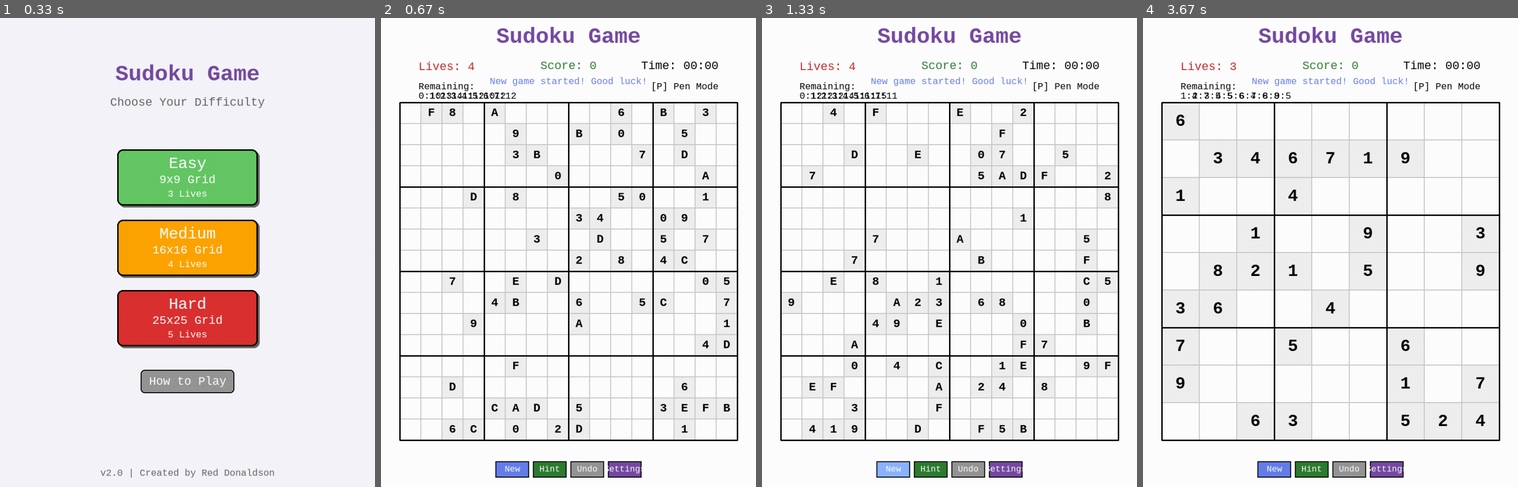
Above: before the commit, frames 1-4 (left to right).
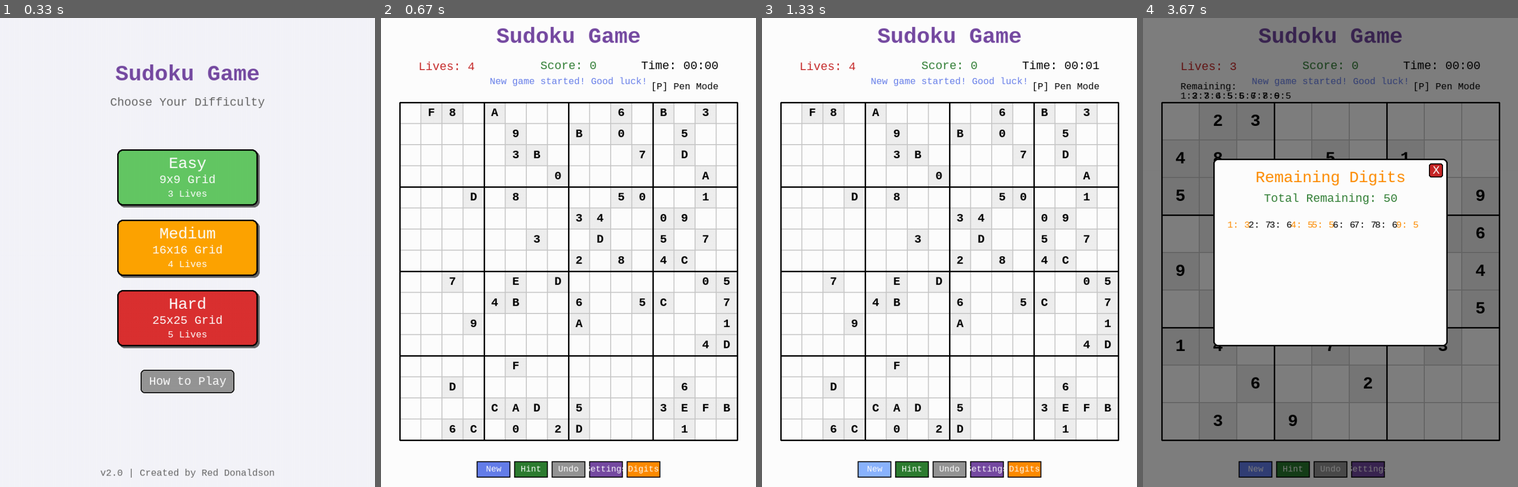
Above: after the commit, the same moments.

Repository: dbdonaldson50/PyGame-Sudoku-Flood
Game: pygame game, started from src/sudoku_game.py
The game is run twice, just before and just after one commit, with the same random seed, the same clock (stepped at 60 frames per second) and the same inputs.
Inputs (mouse positions are in pixels of both pictures, inside the frame that each line leads up to):
- Up to frame 1 (0.33 s): no input
- Up to frame 2 (0.67 s): click (568, 252) at 0.38 s
- Up to frame 3 (1.33 s): click (1024, 468) at 0.72 s, where only the run after the commit has a clickable "Digits"; click "New" at 1.05 s
- Up to frame 4 (3.67 s): hold Right 1.33-1.8 s; tap 0 at 1.83 s; hold Up 2.17-2.47 s; click "Settings" at 2.55 s; click (1274, 243) at 3.05 s, where only the run after the commit has a clickable "Easy (9x9)"; click (1405, 468) at 3.38 s

Frame 1 is identical in both runs. In frame 2, 1.6% of the frame differs, in the area x 10-75%, y 13-98%; in frame 3, 4.1%; in frame 4, 77%, in the area x 0-100%, y 0-100%.

Commit message:
Add remaining digits modal for large grids: Show counts in modal for 16x16/25x25, display on screen when <10 remaining

Diff:
--- a/src/constants.py
+++ b/src/constants.py
@@ -29,9 +29,11 @@
 HOVER_GREEN = (100, 180, 100)  # Brighter green for button hover
 HOVER_PURPLE = (150, 100, 200)  # Brighter purple for button hover
 HOVER_RED = (230, 100, 100)  # Brighter red for button hover
+HOVER_ORANGE = (255, 165, 80)  # Brighter orange for button hover
 SELECTED_GLOW = (100, 150, 255)  # Glow color for selected cell
 HIGHLIGHT_NUMBER = (255, 255, 200)  # Highlight for matching numbers
 UNDO_COLOR = (150, 150, 150)  # Color for undo button
+BUTTON_ORANGE = (255, 140, 0)  # Orange color for remaining digits button
 
 # Font settings
 FONT_NAME = 'ubuntumono'
--- a/src/sudoku_game.py
+++ b/src/sudoku_game.py
@@ -89,6 +89,7 @@
         self.message_timer = 0
         self.show_settings = False
         self.show_instructions = False  # Show how to play instructions
+        self.show_remaining_digits = False  # Show remaining digits modal for large grids
         self.mouse_pos = (0, 0)  # Track mouse position for hover effects
         self.game_state = 'menu'  # 'menu' or 'playing'
 
@@ -156,13 +157,13 @@
         self.buttons['instructions_modal'] = pygame.Rect(modal_x, modal_y, modal_width, modal_height)
         self.buttons['instructions_close'] = pygame.Rect(modal_x + modal_width - 50, modal_y + 10, 40, 40)
 
-        # Control buttons (New Game, Hint, Undo, Settings) - fixed position
+        # Control buttons (New Game, Hint, Undo, Settings, Remaining) - fixed position
         button_width = 72
         button_height = 35
         button_y = 945  # Fixed position at bottom
         spacing = 8
 
-        total_buttons = 4
+        total_buttons = 5  # Now includes Remaining Digits button
         start_x = (self.WINDOW_WIDTH - (button_width * total_buttons + spacing * (total_buttons - 1))) // 2
 
         self.buttons['new_game'] = pygame.Rect(start_x, button_y, button_width, button_height)
@@ -172,6 +173,8 @@
                                       button_width, button_height)
         self.buttons['settings'] = pygame.Rect(start_x + (button_width + spacing) * 3, button_y,
                                        button_width, button_height)
+        self.buttons['remaining'] = pygame.Rect(start_x + (button_width + spacing) * 4, button_y,
+                                       button_width, button_height)
 
         # Settings modal buttons
         modal_width = 400
@@ -220,6 +223,17 @@
         menu_x = gameover_modal_x + (gameover_modal_width - menu_width) // 2
         self.buttons['gameover_menu'] = pygame.Rect(menu_x, gameover_modal_y + 220 + 55,
                                                      menu_width, 45)
+
+        # Remaining digits modal (for large grids)
+        remaining_modal_width = 500
+        remaining_modal_height = 400
+        remaining_modal_x = (self.WINDOW_WIDTH - remaining_modal_width) // 2
+        remaining_modal_y = (self.WINDOW_HEIGHT - remaining_modal_height) // 2
+
+        self.buttons['remaining_modal'] = pygame.Rect(remaining_modal_x, remaining_modal_y,
+                                                       remaining_modal_width, remaining_modal_height)
+        self.buttons['remaining_close'] = pygame.Rect(remaining_modal_x + remaining_modal_width - 40,
+                                                       remaining_modal_y + 10, 30, 30)
 
     def update_cell_font(self):
         """Update cell font size based on grid size"""
@@ -834,6 +848,16 @@
                 self.show_settings = False
                 return
 
+        if self.show_remaining_digits:
+            # Handle remaining digits modal
+            if self.buttons['remaining_modal'].collidepoint(pos):
+                if self.buttons['remaining_close'].collidepoint(pos):
+                    self.show_remaining_digits = False
+                return
+            else:
+                self.show_remaining_digits = False
+                return
+
         # Check board cells
         cell = self.get_cell_from_pos(pos)
         if cell:
@@ -851,6 +875,8 @@
             self.undo()
         elif self.buttons['settings'].collidepoint(pos):
             self.show_settings = True
+        elif self.buttons['remaining'].collidepoint(pos):
+            self.show_remaining_digits = True
 
     def handle_key(self, key):
         """Handle keyboard events"""
--- a/src/ui_renderer.py
+++ b/src/ui_renderer.py
@@ -183,6 +183,10 @@
     if game.show_settings:
         draw_settings_modal(game)
 
+    # Draw remaining digits modal if open
+    if game.show_remaining_digits:
+        draw_remaining_digits_modal(game)
+
     # Draw game over modal if game is over
     if game.show_win_message or game.show_lose_message:
         draw_game_over_modal(game)
@@ -379,11 +383,18 @@
     """Draw remaining numbers count for each symbol"""
     # Calculate remaining count for each symbol
     remaining = {}
+    total_remaining = 0
     for symbol in game.symbols:
         total_needed = game.grid_size
         placed = sum(1 for i in range(game.grid_size) for j in range(game.grid_size)
                      if game.solution[i][j] == symbol and game.board[i][j] == symbol)
         remaining[symbol] = total_needed - placed
+        total_remaining += remaining[symbol]
+
+    # For large grids (16x16, 25x25), only show on screen when < 10 digits remaining
+    # Otherwise hide them (user can click "Remaining" button to see modal)
+    if game.grid_size > 9 and total_remaining >= 10:
+        return  # Don't draw anything, user must open modal
 
     # Draw title
     title_text = game.small_font.render("Remaining:", True, BLACK)
@@ -458,6 +469,10 @@
         ('settings', 'Settings', PURPLE, HOVER_PURPLE)
     ]
 
+    # Add "Remaining" button for large grids (16x16, 25x25)
+    if game.grid_size > 9:
+        button_data.append(('remaining', 'Digits', BUTTON_ORANGE, HOVER_ORANGE))
+
     for key, text, color, hover_color in button_data:
         rect = game.buttons[key]
 
@@ -539,6 +554,93 @@
 
     pygame.draw.rect(game.screen, close_color, close_button)
     pygame.draw.rect(game.screen, BLACK, close_button, 2)
+
+    close_text = game.medium_font.render("X", True, WHITE)
+    close_rect = close_text.get_rect(center=close_button.center)
+    game.screen.blit(close_text, close_rect)
+
+
+def draw_remaining_digits_modal(game):
+    """Draw the remaining digits modal for large grids"""
+    modal = game.buttons['remaining_modal']
+
+    # Draw semi-transparent overlay
+    overlay = pygame.Surface((WINDOW_WIDTH, WINDOW_HEIGHT))
+    overlay.set_alpha(128)
+    overlay.fill(BLACK)
+    game.screen.blit(overlay, (0, 0))
+
+    # Draw modal
+    pygame.draw.rect(game.screen, WHITE, modal, border_radius=10)
+    pygame.draw.rect(game.screen, BLACK, modal, 3, border_radius=10)
+
+    # Title
+    title_text = game.large_font.render("Remaining Digits", True, BUTTON_ORANGE)
+    title_rect = title_text.get_rect(center=(modal.centerx, modal.top + 40))
+    game.screen.blit(title_text, title_rect)
+
+    # Calculate remaining count for each symbol
+    remaining = {}
+    total_remaining = 0
+    for symbol in game.symbols:
+        total_needed = game.grid_size
+        placed = sum(1 for i in range(game.grid_size) for j in range(game.grid_size)
+                     if game.solution[i][j] == symbol and game.board[i][j] == symbol)
+        remaining[symbol] = total_needed - placed
+        total_remaining += remaining[symbol]
+
+    # Display total remaining
+    total_text = game.medium_font.render(f"Total Remaining: {total_remaining}", True, DARK_GREEN)
+    total_rect = total_text.get_rect(center=(modal.centerx, modal.top + 85))
+    game.screen.blit(total_text, total_rect)
+
+    # Draw counts in grid format
+    y_pos = modal.top + 130
+    x_start = modal.left + 30
+
+    # Determine layout based on grid size
+    if game.grid_size == 16:
+        items_per_row = 8
+        spacing_x = 55
+        spacing_y = 35
+    else:  # 25x25
+        items_per_row = 10
+        spacing_x = 45
+        spacing_y = 32
+
+    x_pos = x_start
+
+    for idx, symbol in enumerate(game.symbols):
+        count = remaining[symbol]
+
+        # Color code: gray if complete, dark green if low, black otherwise
+        if count == 0:
+            color = GRAY
+        elif count <= 2:
+            color = DARK_RED  # Nearly complete
+        elif count <= 5:
+            color = BUTTON_ORANGE  # Getting close
+        else:
+            color = BLACK
+
+        # Format as "A: 5" (symbol: count)
+        count_text = game.small_font.render(f"{symbol}: {count}", True, color)
+        count_rect = count_text.get_rect(left=x_pos, top=y_pos)
+        game.screen.blit(count_text, count_rect)
+
+        # Move to next position
+        x_pos += spacing_x
+        if (idx + 1) % items_per_row == 0:
+            x_pos = x_start
+            y_pos += spacing_y
+
+    # Close button
+    close_button = game.buttons['remaining_close']
+    is_close_hovering = close_button.collidepoint(game.mouse_pos)
+    close_color = HOVER_RED if is_close_hovering else DARK_RED
+
+    pygame.draw.rect(game.screen, close_color, close_button, border_radius=5)
+    pygame.draw.rect(game.screen, BLACK, close_button, 2, border_radius=5)
 
     close_text = game.medium_font.render("X", True, WHITE)
     close_rect = close_text.get_rect(center=close_button.center)
